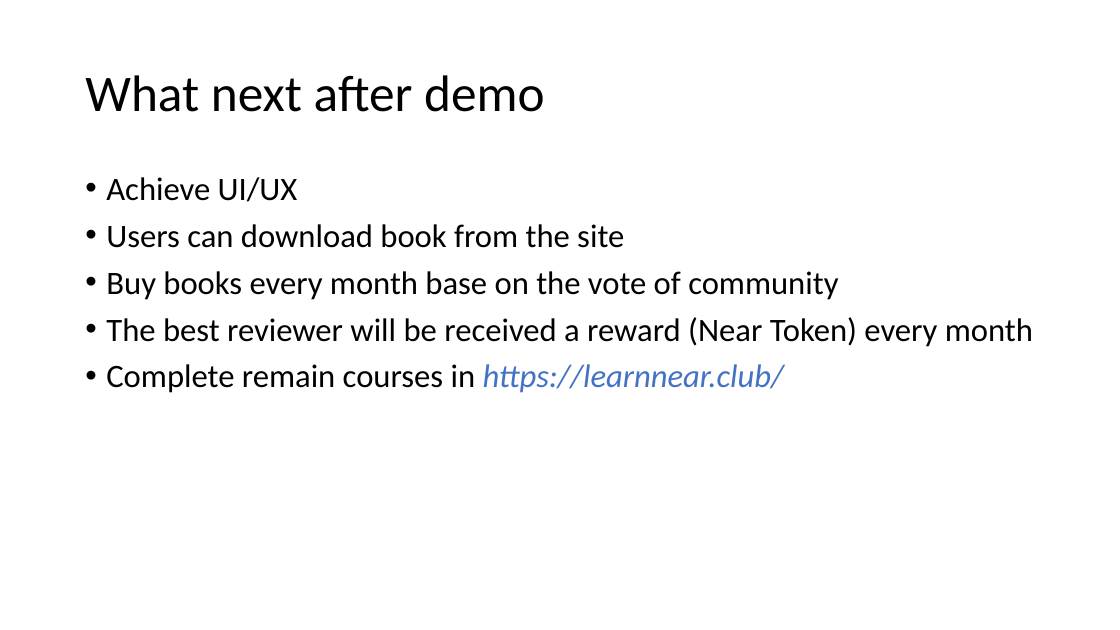
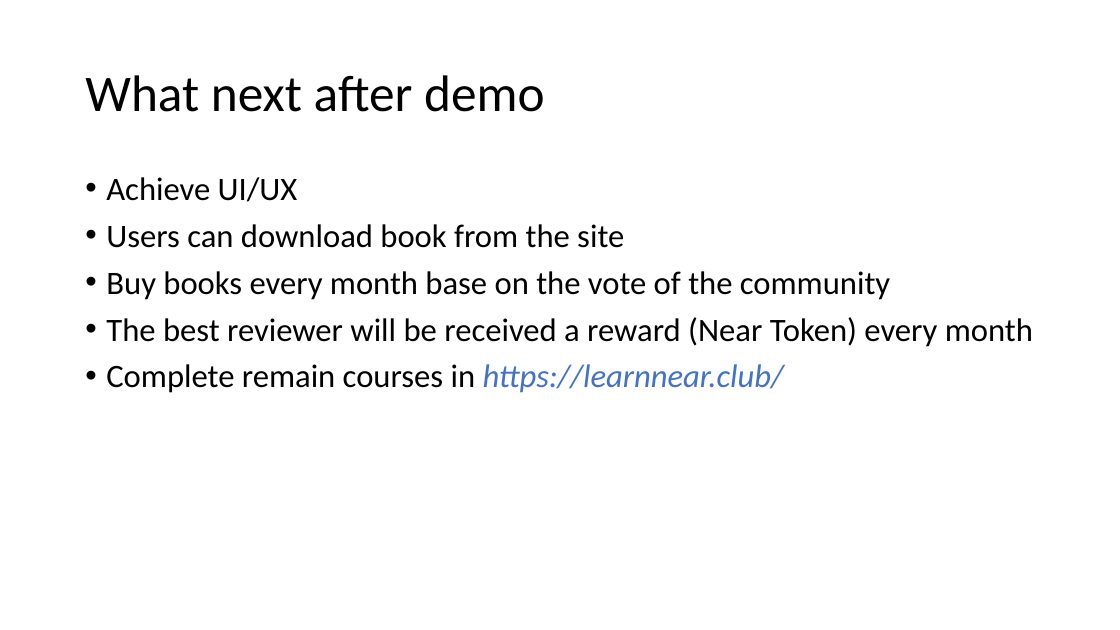
Before and after one commit to Kane10009/blockchain, a slide deck: slide 5 of near_dev_experience.pptx. Drawn at 1120x630 pixels with LibreOffice and Linux fonts; fonts in the diff are those of the drawing. Boxes give left, top, right and bottom in pixels: in the first picture for what was removed or moved away, otherwise in the second. Text is boxed around its words. In the diff, an @@ line names an element or a change of style, - is before the commit and + after.

```diff
--- a/near_dev_experience.pptx
+++ b/near_dev_experience.pptx
@@ text at (106,271,890,300): text changed @@
-• Buy books every month base on the vote of community
+• Buy books every month base on the vote of the community
```
Also in this commit, not shown: 1 other slide changed, 9 other files.
